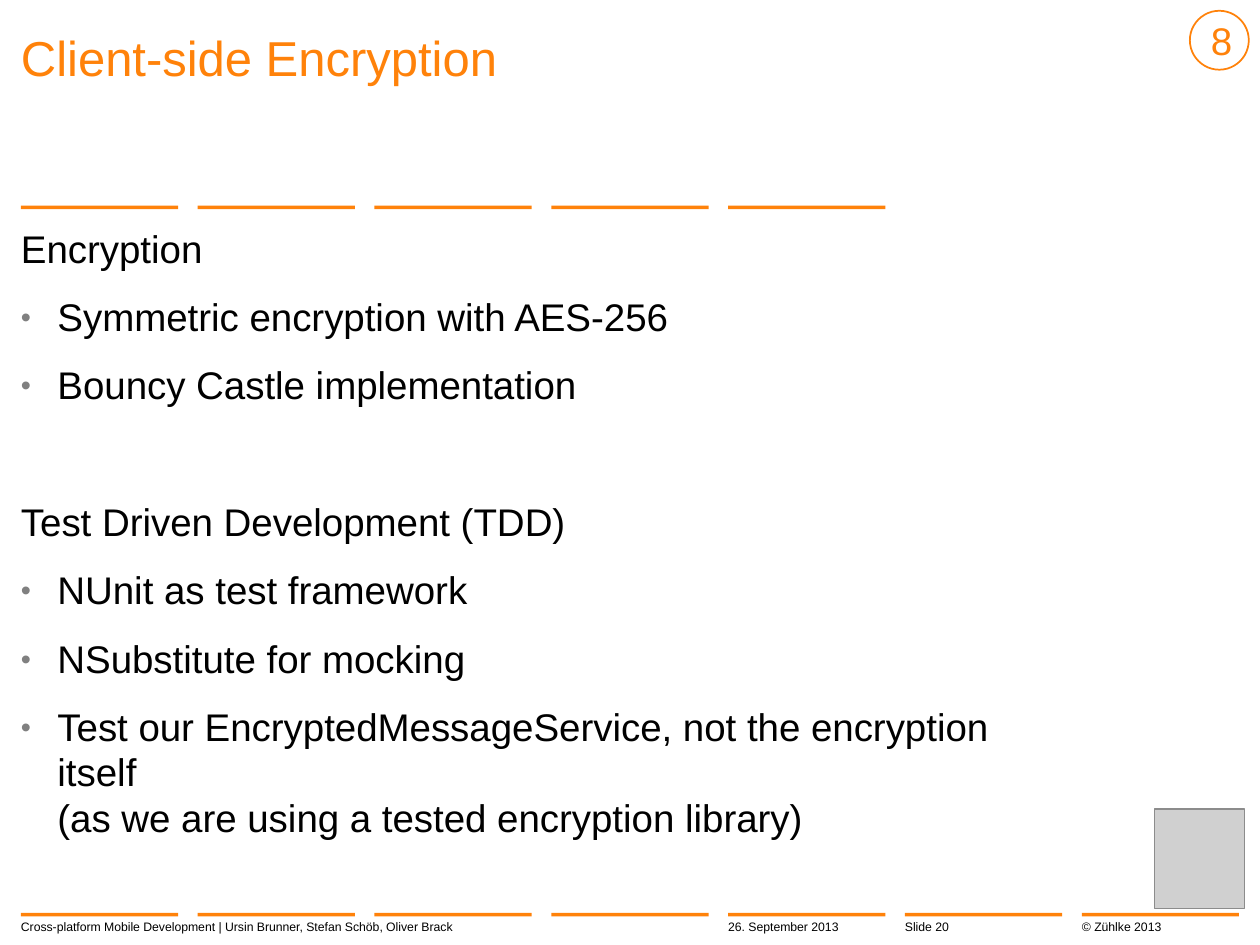
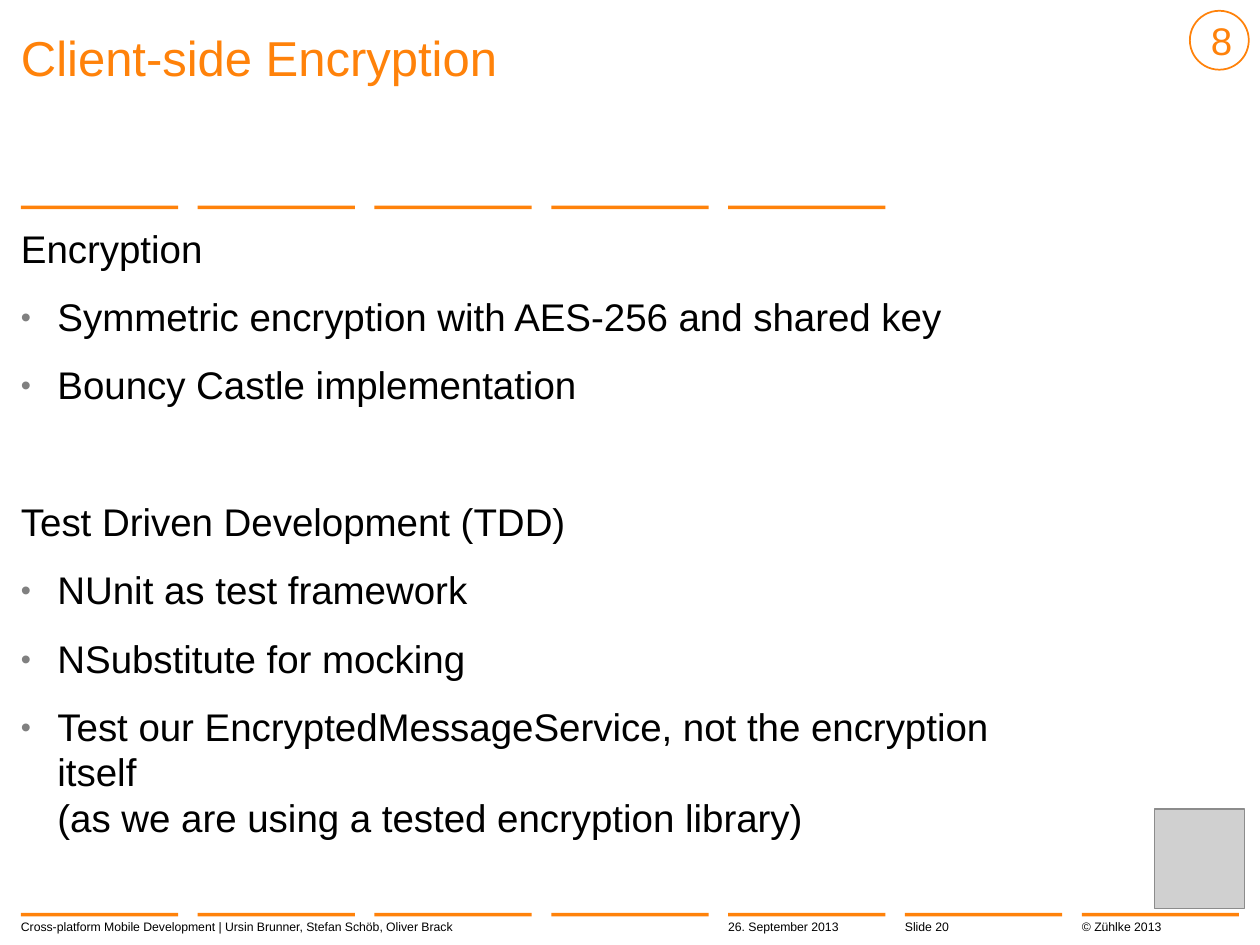
Before and after one commit to brunnurs/zxm, a slide deck: slide 20 of docs/13-09-26 Cross-platform mobile development with C#.pptx. Drawn at 1260x945 pixels with LibreOffice and Linux fonts; fonts in the diff are those of the drawing; grey boxes stand for pictures; background and template pictures are left out. Boxes give left, top, right and bottom in pixels: in the first picture for what was removed or moved away, otherwise in the second. Text is boxed around its words. In the diff, an @@ line names an element or a change of style, - is before the commit and + after.

```diff
--- a/docs/13-09-26 Cross-platform mobile development with C#.pptx
+++ b/docs/13-09-26 Cross-platform mobile development with C#.pptx
@@ text at box(57, 303, 941, 339): text changed @@
-  • Symmetric encryption with AES-256
+  • Symmetric encryption with AES-256 and shared key
```
Also in this commit, not shown: 10 other slides changed.
